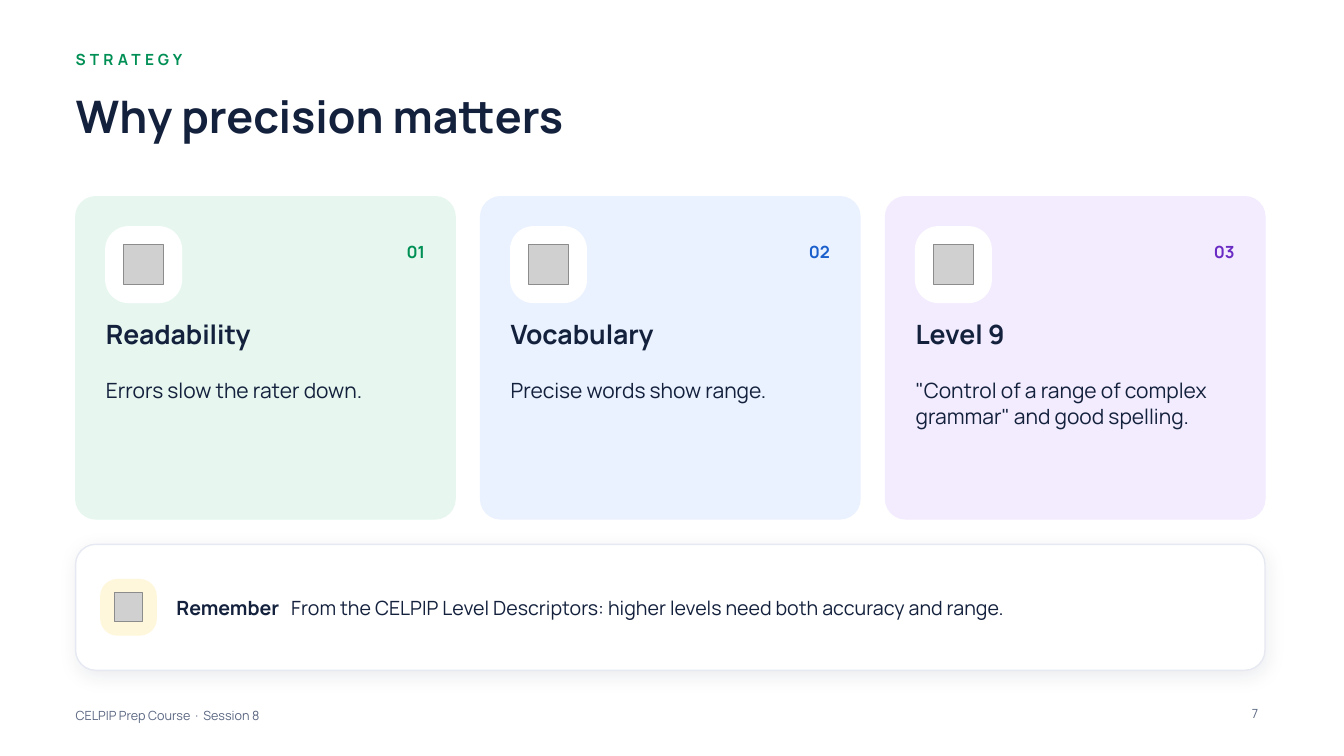
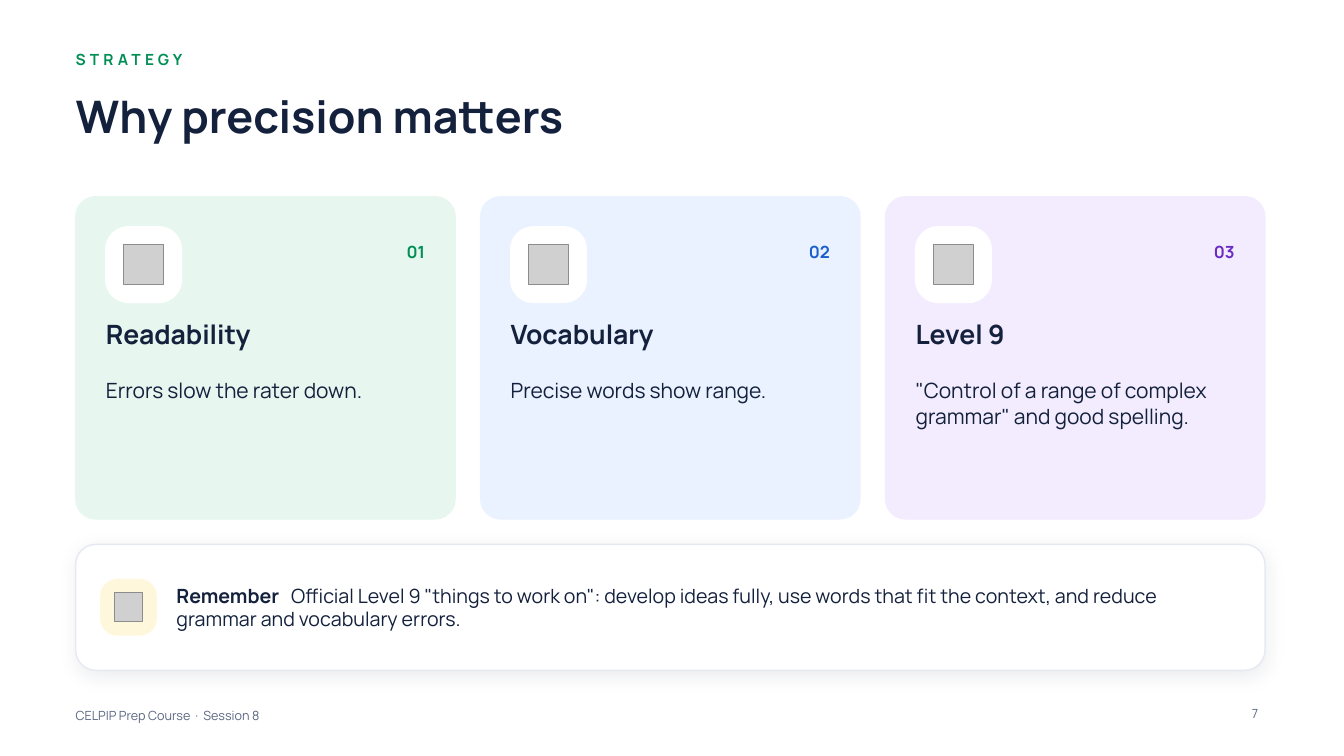
Before and after one commit to learnovateqa/The_English_Academy_CELPIP, a slide deck: slide 7 of decks/session-08.pptx. Drawn at 1344x756 pixels with LibreOffice and Linux fonts; fonts in the diff are those of the drawing; grey boxes stand for pictures. Boxes give left, top, right and bottom in pixels: in the first picture for what was removed or moved away, otherwise in the second. Text is boxed around its words. In the diff, an @@ line names an element or a change of style, - is before the commit and + after.

```diff
--- a/decks/session-08.pptx
+++ b/decks/session-08.pptx
@@ text at box(176, 588, 1157, 631): text changed @@
-Remember From the CELPIP Level Descriptors: higher levels need both accuracy and range.
+Remember Official Level 9 "things to work on": develop ideas fully, use words that fit the context, and reduce grammar and vocabulary errors.
```
Also in this commit, not shown: 2 other slides changed, 1 slide added, 3 other files.
